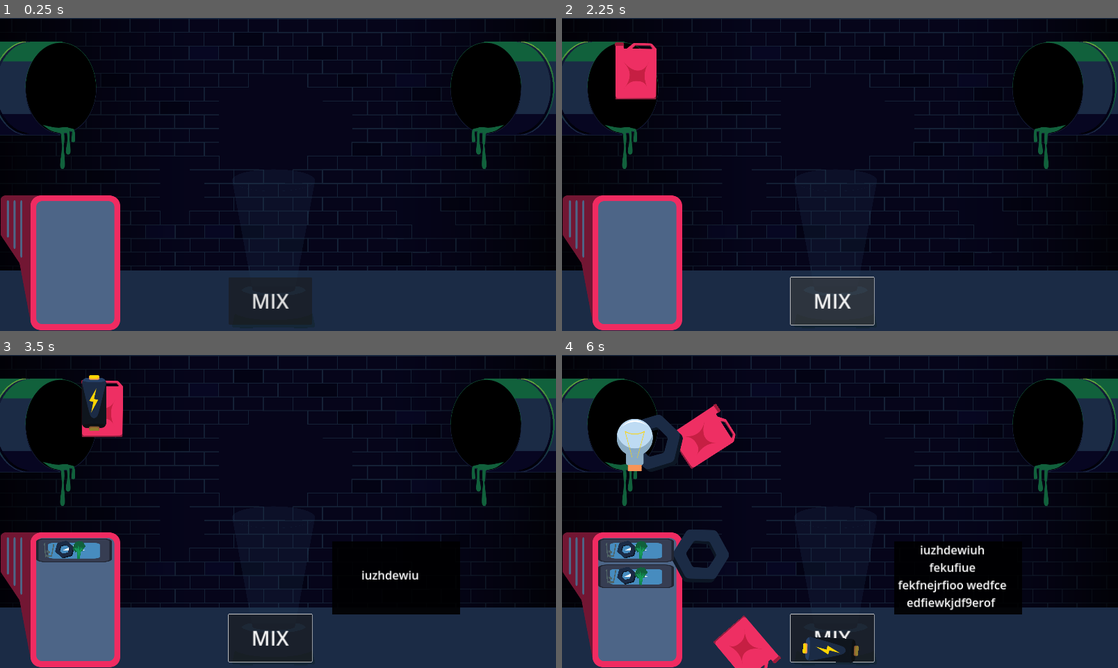
Above: before the commit, frames 1-4 (two rows, left to right).
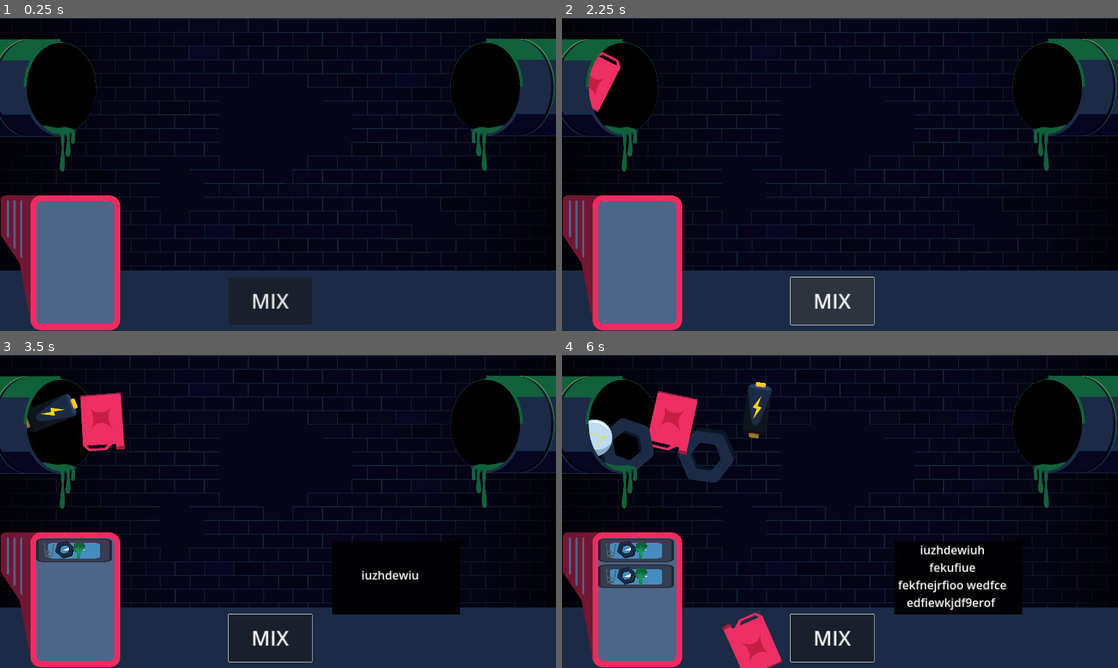
Above: after the commit, the same moments.

Repository: Daxidz/orbital-5-cyberpunk
Game: Godot game, scene res://src/main.tscn
Two runs of this game, one before a commit and one after it. Both use one fixed random seed, a clock stepped at 60 frames per second and the inputs below. The engine's default icon, where the game draws it, is replaced by a stand-in: a white triangle on a blue panel in a dark square.
Inputs (mouse positions are in pixels of both pictures, inside the frame that each line leads up to):
- Up to frame 1 (0.25 s): no input
- Up to frame 2 (2.25 s): click "MIX" at 0.5 s; click "MIX" at 1.25 s; click "MIX" at 2 s
- Up to frame 3 (3.5 s): move the mouse to (100, 408) at 2.77 s; press the mouse at (100, 408) at 2.78 s
- Up to frame 4 (6 s): move the mouse to (656, 401) at 3.52 s; release the mouse at (656, 401) at 3.53 s; click (656, 401) at 3.6 s; move the mouse to (650, 452) at 4.27 s; press the mouse at (650, 452) at 4.28 s; move the mouse to (656, 408) at 5.02 s; release the mouse at (656, 408) at 5.03 s; click (656, 408) at 5.1 s; move the mouse to (656, 442) at 5.77 s; press the mouse at (656, 442) at 5.78 s

The runs differ from the first frame. In frame 1, 0.9% of the frame differs, in the area x 0-100%, y 6-56%; in frame 2, 2.8%; in frame 3, 2.8%; in frame 4, 7.7%, in the area x 0-100%, y 6-100%.

Commit message:
anim ingr + music adjust

Diff:
--- a/src/Ingredient.tscn
+++ b/src/Ingredient.tscn
@@ -1,13 +1,75 @@
-[gd_scene load_steps=5 format=3 uid="uid://cw822h68k1n0u"]
+[gd_scene load_steps=8 format=3 uid="uid://cw822h68k1n0u"]
 
 [ext_resource type="Script" path="res://src/ingr_test.gd" id="1_6x1gi"]
 [ext_resource type="Texture2D" uid="uid://c3ljnmxo4m6ux" path="res://res/img/ingredients/ampoule.svg" id="2_be5ph"]
 
 [sub_resource type="CircleShape2D" id="CircleShape2D_c0eii"]
-radius = 63.0079
+radius = 55.1453
 
 [sub_resource type="RectangleShape2D" id="RectangleShape2D_wy5nv"]
 size = Vector2(142, 175)
+
+[sub_resource type="Animation" id="Animation_f4d7h"]
+resource_name = "Float"
+length = 3.0
+loop_mode = 1
+tracks/0/type = "value"
+tracks/0/imported = false
+tracks/0/enabled = true
+tracks/0/path = NodePath("Sprite2D:position")
+tracks/0/interp = 1
+tracks/0/loop_wrap = true
+tracks/0/keys = {
+"times": PackedFloat32Array(0, 1.5, 3),
+"transitions": PackedFloat32Array(1, 1, 1),
+"update": 0,
+"values": [Vector2(0, 0), Vector2(0, 30), Vector2(0, 0)]
+}
+tracks/1/type = "value"
+tracks/1/imported = false
+tracks/1/enabled = true
+tracks/1/path = NodePath("Sprite2D:rotation")
+tracks/1/interp = 1
+tracks/1/loop_wrap = true
+tracks/1/keys = {
+"times": PackedFloat32Array(0, 3),
+"transitions": PackedFloat32Array(1, 1),
+"update": 0,
+"values": [0.0, 6.28319]
+}
+
+[sub_resource type="Animation" id="Animation_p61mw"]
+length = 0.001
+tracks/0/type = "value"
+tracks/0/imported = false
+tracks/0/enabled = true
+tracks/0/path = NodePath("Sprite2D:position")
+tracks/0/interp = 1
+tracks/0/loop_wrap = true
+tracks/0/keys = {
+"times": PackedFloat32Array(0),
+"transitions": PackedFloat32Array(1),
+"update": 0,
+"values": [Vector2(0, 20)]
+}
+tracks/1/type = "value"
+tracks/1/imported = false
+tracks/1/enabled = true
+tracks/1/path = NodePath("Sprite2D:rotation")
+tracks/1/interp = 1
+tracks/1/loop_wrap = true
+tracks/1/keys = {
+"times": PackedFloat32Array(0),
+"transitions": PackedFloat32Array(1),
+"update": 0,
+"values": [0.0]
+}
+
+[sub_resource type="AnimationLibrary" id="AnimationLibrary_jdyl0"]
+_data = {
+"Float": SubResource("Animation_f4d7h"),
+"RESET": SubResource("Animation_p61mw")
+}
 
 [node name="IngrTest" type="RigidBody2D" groups=["ingr"]]
 mass = 0.01
@@ -15,11 +77,12 @@
 script = ExtResource("1_6x1gi")
 
 [node name="Sprite2D" type="Sprite2D" parent="."]
+position = Vector2(0, 20)
 texture = ExtResource("2_be5ph")
 
 [node name="CollisionShape2D" type="CollisionShape2D" parent="."]
 texture_filter = 1
-position = Vector2(0, 1)
+position = Vector2(-1, -4)
 shape = SubResource("CircleShape2D_c0eii")
 
 [node name="Area2D" type="Area2D" parent="."]
@@ -28,4 +91,14 @@
 position = Vector2(-1, 0.5)
 shape = SubResource("RectangleShape2D_wy5nv")
 
+[node name="Label" type="Label" parent="."]
+offset_right = 40.0
+offset_bottom = 23.0
+
+[node name="AnimationPlayer" type="AnimationPlayer" parent="."]
+playback_process_mode = 0
+libraries = {
+"": SubResource("AnimationLibrary_jdyl0")
+}
+
 [connection signal="input_event" from="Area2D" to="." method="_on_area_2d_input_event"]
--- a/src/ingr_test.gd
+++ b/src/ingr_test.gd
@@ -16,6 +16,7 @@
 func _ready():
 	freeze = true
 	set_physics_process(true)
+	$AnimationPlayer.play("Float")
 
 func _process(delta):
 	if on_tapis:
@@ -41,5 +42,6 @@
 
 	if event.is_action_pressed("click") and not selected:
 		selected = true
+		$AnimationPlayer.pause()
 		freeze = true
 		on_tapis = false
--- a/src/main.gd
+++ b/src/main.gd
@@ -6,6 +6,7 @@
 var textbox_speed_lvl: int = 0
 
 var nb_ingr_total: int = 0
+var muted_bus = 0
 
 func _ready():
 	$Mixer.connect("mixed", _on_mixed)
@@ -32,6 +33,9 @@
 	if nb_ingr_total % 10 == 0:
 		$TapisIngredients.speed_current *= 1.2
 
+	if nb_ingr_total % 25 == 0:
+		_level_increase()
+
 	if nb_ingr_total % 5 == 0:
 		print($TextBoxesManager.time_between_spawn)
 		$TextBoxesManager.time_between_spawn -= 0.1
@@ -40,3 +44,8 @@
 
 func _on_ingredient_threshold():
 	$TapisIngredients.speed_current *= 1.2
+
+func _level_increase():
+	muted_bus = muted_bus+1
+	if muted_bus<4:
+		AudioServer.set_bus_mute(muted_bus, false)
--- a/src/main.tscn
+++ b/src/main.tscn
@@ -1,15 +1,16 @@
-[gd_scene load_steps=16 format=3 uid="uid://bfyde53g6pla1"]
+[gd_scene load_steps=17 format=3 uid="uid://bfyde53g6pla1"]
 
 [ext_resource type="Script" path="res://src/main.gd" id="1_4hrhh"]
 [ext_resource type="Texture2D" uid="uid://dpjeaqibwc7kt" path="res://res/img/background.png" id="2_3o384"]
 [ext_resource type="PackedScene" uid="uid://dlqyuil05a5mb" path="res://src/mixer.tscn" id="3_h1sid"]
 [ext_resource type="Script" path="res://src/TapisIngredients.gd" id="5_s7wll"]
 [ext_resource type="Texture2D" uid="uid://4ip7w0yjoc65" path="res://res/img/tapis.png" id="6_bgw1u"]
-[ext_resource type="PackedScene" uid="uid://bsvnmr1cr31y2" path="res://src/recipes_manager.tscn" id="7_flfml"]
+[ext_resource type="PackedScene" path="res://src/recipes_manager.tscn" id="7_flfml"]
+[ext_resource type="Texture2D" uid="uid://qw5y3u0bp6cm" path="res://res/img/TUYAUDEMI.png" id="8_sx4yy"]
 [ext_resource type="Texture2D" uid="uid://li7egooj1puj" path="res://res/img/tuyau.svg" id="8_wht4i"]
 [ext_resource type="Texture2D" uid="uid://b54ukeo1sasxe" path="res://res/img/ecran.svg" id="9_6wdqx"]
 [ext_resource type="PackedScene" uid="uid://5unhdvcfbxs3" path="res://src/recipe_panel.tscn" id="9_rft4q"]
-[ext_resource type="PackedScene" uid="uid://nf8sr3ityc52" path="res://src/text_boxes_manager.tscn" id="10_s6m7u"]
+[ext_resource type="PackedScene" path="res://src/text_boxes_manager.tscn" id="10_s6m7u"]
 
 [sub_resource type="AudioStream" id="AudioStream_v25gu"]
 
@@ -106,13 +107,13 @@
 texture = ExtResource("6_bgw1u")
 
 [node name="SpawnPosUp" type="Marker2D" parent="TapisIngredients"]
-position = Vector2(208, 118)
+position = Vector2(57, 150)
 
 [node name="SpawnPosDown" type="Marker2D" parent="TapisIngredients"]
-position = Vector2(208, 348)
+position = Vector2(57, 337)
 
 [node name="EndPos" type="Marker2D" parent="TapisIngredients"]
-position = Vector2(1714, 259)
+position = Vector2(1870, 240)
 
 [node name="RecipesManager" parent="." instance=ExtResource("7_flfml")]
 
@@ -121,6 +122,13 @@
 position = Vector2(-64, 300)
 scale = Vector2(1, 1.3)
 texture = ExtResource("8_wht4i")
+
+[node name="Tuyau3" type="Sprite2D" parent="."]
+z_index = 2
+texture_repeat = 1
+position = Vector2(-101, 300.95)
+scale = Vector2(1, 1.25109)
+texture = ExtResource("8_sx4yy")
 
 [node name="Ecran" type="Sprite2D" parent="."]
 position = Vector2(415, 613)
@@ -133,6 +141,14 @@
 scale = Vector2(-1, 1.3)
 texture = ExtResource("8_wht4i")
 
+[node name="Tuyau4" type="Sprite2D" parent="."]
+z_index = 2
+texture_repeat = 1
+position = Vector2(1989, 299)
+scale = Vector2(1, 1.25109)
+texture = ExtResource("8_sx4yy")
+flip_h = true
+
 [node name="RecipePanel" parent="." instance=ExtResource("9_rft4q")]
 visible = false
 
--- a/src/mixer.tscn
+++ b/src/mixer.tscn
@@ -1,49 +1,49 @@
 [gd_scene load_steps=11 format=3 uid="uid://dlqyuil05a5mb"]
 
 [ext_resource type="Script" path="res://src/Mixer.gd" id="1_ph3tc"]
-[ext_resource type="Texture2D" uid="uid://cefvkg4xdajk7" path="res://res/img/mixer/mixer__empty.png" id="2_ic77w"]
+[ext_resource type="Texture2D" uid="uid://bgcp0esr0akll" path="res://res/img/mixer.png" id="2_phmpb"]
 [ext_resource type="AudioStream" uid="uid://dncaw0cw8qng5" path="res://res/sounds/Electric Driller Spin 1.wav" id="3_e2jeo"]
 [ext_resource type="AudioStream" uid="uid://b3rkkgbeyedyv" path="res://res/sounds/collision_metal_soft_01.wav" id="4_q32lu"]
 
 [sub_resource type="SegmentShape2D" id="SegmentShape2D_xvotu"]
-a = Vector2(-54, -257)
+a = Vector2(-15, -135)
 b = Vector2(22, 130)
 
 [sub_resource type="SegmentShape2D" id="SegmentShape2D_3jchw"]
-a = Vector2(-361, -509)
-b = Vector2(-211, -510)
+a = Vector2(-137, -7)
+b = Vector2(133, 1)
 
 [sub_resource type="SegmentShape2D" id="SegmentShape2D_xqpwp"]
-a = Vector2(-328, -772)
-b = Vector2(-391, -387)
+a = Vector2(35, -124)
+b = Vector2(-49, 127)
 
 [sub_resource type="SegmentShape2D" id="SegmentShape2D_4gypa"]
-a = Vector2(-300, -747)
-b = Vector2(-221, -360)
+a = Vector2(-15, -135)
+b = Vector2(22, 130)
 
 [sub_resource type="SegmentShape2D" id="SegmentShape2D_fqphy"]
-a = Vector2(-442, -516)
-b = Vector2(-299, -514)
+a = Vector2(-137, -7)
+b = Vector2(133, 1)
 
 [sub_resource type="SegmentShape2D" id="SegmentShape2D_5o8nl"]
-a = Vector2(-313, -763)
-b = Vector2(-372, -387)
+a = Vector2(35, -124)
+b = Vector2(-49, 127)
 
 [node name="Mixer" type="Node2D"]
 script = ExtResource("1_ph3tc")
 
 [node name="MixerSprite" type="Sprite2D" parent="."]
 texture_filter = 1
-scale = Vector2(0.15, 0.15)
-texture = ExtResource("2_ic77w")
-centered = false
+position = Vector2(494, 802)
+scale = Vector2(4, 4)
+texture = ExtResource("2_phmpb")
 
 [node name="AnimationPlayer" type="AnimationPlayer" parent="."]
 
 [node name="RigidBody2D" type="StaticBody2D" parent="."]
 
 [node name="BordG" type="CollisionShape2D" parent="RigidBody2D"]
-position = Vector2(86, 292)
+position = Vector2(316, 802)
 shape = SubResource("SegmentShape2D_xvotu")
 
 [node name="Fond" type="CollisionShape2D" parent="RigidBody2D"]
@@ -57,8 +57,7 @@
 [node name="MixArea" type="Area2D" parent="."]
 
 [node name="CollisionPolygon2D" type="CollisionPolygon2D" parent="MixArea"]
-position = Vector2(-240, -519)
-polygon = PackedVector2Array(339, 925, 499, 919, 541, 615, 296, 617)
+polygon = PackedVector2Array(339, 925, 604, 929, 689, 675, 297, 667)
 
 [node name="Mix" type="AudioStreamPlayer" parent="."]
 stream = ExtResource("3_e2jeo")
@@ -74,7 +73,7 @@
 shape = SubResource("SegmentShape2D_4gypa")
 
 [node name="Fond" type="CollisionShape2D" parent="Bord"]
-position = Vector2(559, 929)
+position = Vector2(492, 908)
 shape = SubResource("SegmentShape2D_fqphy")
 
 [node name="BordDr" type="CollisionShape2D" parent="Bord"]
--- a/src/music_manager.tscn
+++ b/src/music_manager.tscn
@@ -19,6 +19,7 @@
 
 [node name="HH" type="AudioStreamPlayer" parent="."]
 stream = ExtResource("3_jukbr")
+volume_db = -5.0
 autoplay = true
 bus = &"HH"
 
@@ -33,6 +34,7 @@
 
 [node name="SynthVox" type="AudioStreamPlayer" parent="."]
 stream = ExtResource("6_i6ldg")
+volume_db = 5.0
 autoplay = true
 bus = &"Synth"
 
